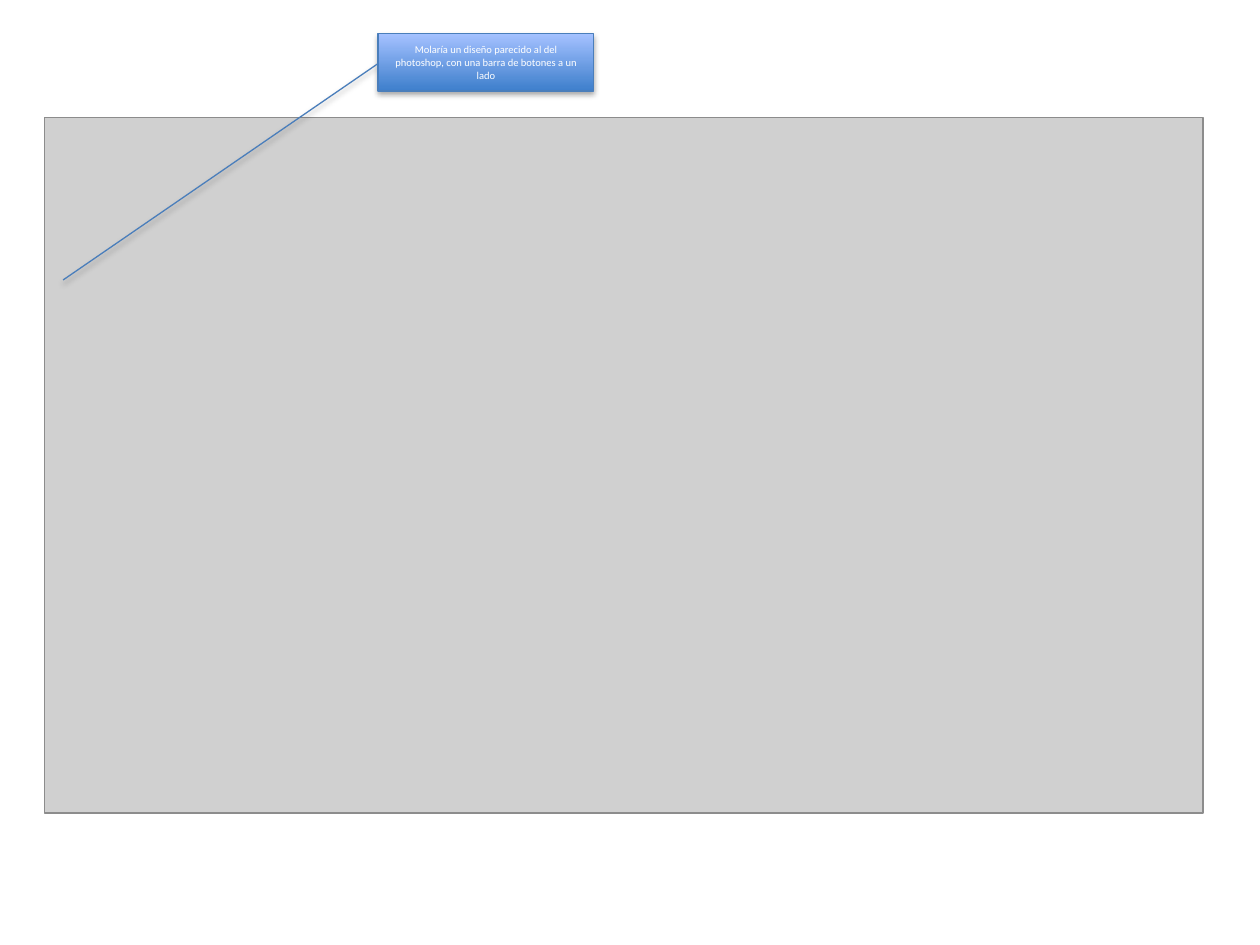
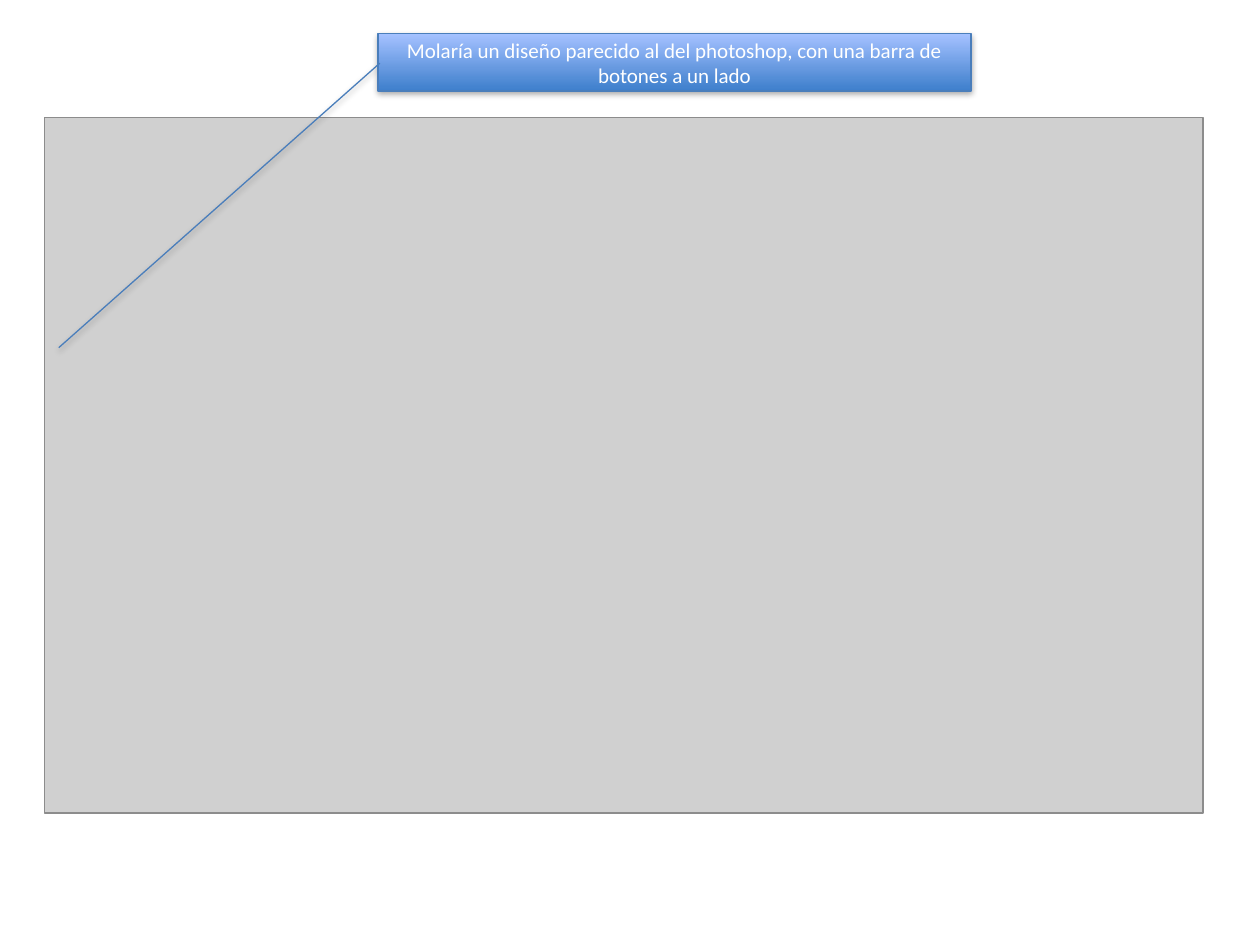
Before and after one commit to salasgar/Archivos-de-Ecosistem, a slide deck: slide 1 of Boceto 1 interfaz Ecosystem.pptx. Drawn at 1260x945 pixels with LibreOffice and Linux fonts; fonts in the diff are those of the drawing; grey boxes stand for pictures. Boxes give left, top, right and bottom in pixels: in the first picture for what was removed or moved away, otherwise in the second. Text is boxed around its words. In the diff, an @@ line names an element or a change of style, - is before the commit and + after.

```diff
--- a/Boceto 1 interfaz Ecosystem.pptx
+++ b/Boceto 1 interfaz Ecosystem.pptx
@@ border callout "Molaría un diseño parecido al ...": place and size @@
-border callout "Molaría un diseño parecido al ..." at box(378, 34, 593, 91)
+border callout "Molaría un diseño parecido al ..." at box(378, 34, 971, 91)
@@ border callout "Molaría un diseño parecido al ..." at box(378, 34, 971, 91): size 6 to 12 pt; proportions changed @@
```
Also in this commit, not shown: 3 other slides changed.
